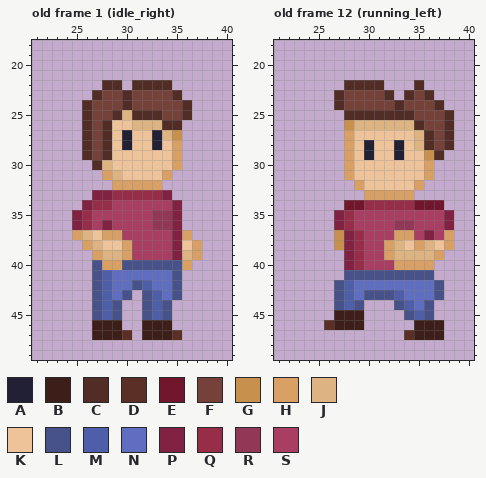
File history of a pixel-art file, project-files/bobby.aseprite. Above: the version before the commit.
64x64 pixels, 18 frames. Colours within 5 levels of each other are drawn and written as one. Shown: old frame 1 (idle_right): x 21..40, y 18..49; old frame 12 (running_left): x 21..40, y 18..49. The commit also changed other frames, which this record leaves out.
Visible layers, top first: "shadow" opacity 34% subtract, "hair", "eyes", "shirt", "pants", "shoes", "skin".
Palette (. is transparent): A #222034  B #3d1e19  C #522d26  D #5b2e26  E #71162c  F #754138  G #c8904d  H #d9a066  J #ddb381  K #eec39a  L #48528a  M #4f5ea9  N #606ec2  P #822243  Q #982d49  R #933757  S #a93d62
Pixels before, old frame 1 (idle_right), first column x 25:
22 ...CC.CCCC...
23 ..CFFCFFFFC..
24 .CFFFCFFFFFC.
25 .CFFCJCCCFFC.
26 .CFCKKJJJCC..
27 .CFCKAKKAJG..
28 .CFCKAKKAKH..
29 .CFCKKKKKKH..
30 ..CJKKKKKKH..
31 ...HJKKKKH...
32 ....HHHHH....
33 ..PPQQQQQP...
34 .PQQSSSSSSP..
35 PQSSSSSSRRP..
36 PQSPSSSSRRP..
37 HJKHHSSSSSPH.
38 .HJKKHSSSSPKH
39 ..HJJHSSSSPJH
40 ..LHHLLLLLLH.
41 ..LMNNNNNNL..
42 ..LMNNLMNNL..
43 ..LMNL.LMNL..
44 ..LML..LML...
45 ..LML..LML...
46 ..BBB..BBB...
47 ..BBBD.BBBD..
Pixels before, old frame 12 (running_left), first column x 26:
22 ..CCCC...C...
23 .CFFFFC.CFC..
24 .CFFFFFCFFFC.
25 ..CCCCCCCFFFC
26 ..GJJJJJJCFFC
27 ..HKKKKKKJCFC
28 ..HKAKKAKJCFC
29 ..HKAKKAKKGC.
30 ..HKKKKKKKH..
31 ..HKKKKKKKH..
32 ...HKKKKKH...
33 ....HHHHH....
34 ..EEQQQQQEEE.
35 .PQSSSSSSSSSP
36 .PQSSSSRRSSSP
37 .GPQSSSHHSPSH
38 .GPQSSHJKHJKH
39 ..PQSSHJJJJH.
40 ..PQSSSHHHH..
41 ..LLLLLLLLL..
42 .LMNNNNNNNNL.
43 .LMNLLLMNNNL.
44 .LML...LMNL..
45 .BBB....LML..
46 DBBB.....BBB.
47 ........DBBB.
And afterwards:
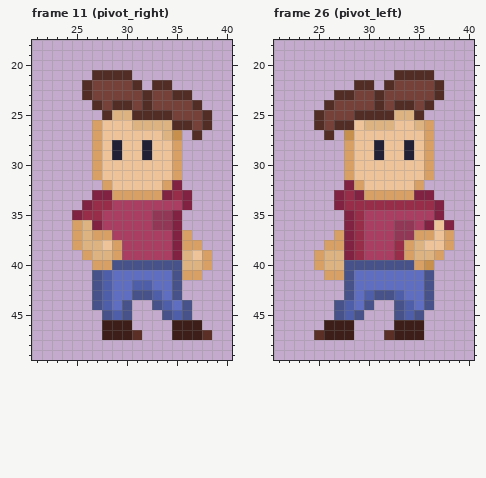
A new or re-ordered frame is compared with the old frame closest to it.
Diff:
frames 18 -> 26
Changed rows in their new state; - is an unchanged pixel.
Frame 11 (pivot_right) is new; against old frame 1 (idle_right):
first column x 25:
21 --CCCC--------
22 -CFFFF-.------
23 -CF--F-C---C--
24 -.C-C--C---FC-
25 -..CJ----C-FFC
26 -.HK-----J-CFC
27 -.HK-K--K---C-
28 -.HKAK-AK-----
29 -.HKA--A------
30 --HK----------
31 --HKK----KH---
32 ---HKKKKKHP---
33 ----HHHHH-QP--
34 ----------SP--
35 --Q-----------
36 HJPS----------
37 --H-S---------
38 HJ--HS-----H--
39 -HJ-HS------KH
40 --H-L------JJH
41 -----------HH-
42 ------M-------
43 -----NL-------
44 ----NL-.LMNL--
45 --.LML-..-ML--
46 --.--B-...BBB-
47 --.--BD...BBBD
Frame 26 (pivot_left) is new; against old frame 12 (running_left):
first column x 25:
21 --------CCCC--
22 ---.--.CFFFFC-
23 ---C--CFFF-FC-
24 -CF---C--C-C.-
25 CFFF----JJC...
26 CFCCK---KKJH..
27 -C-G------KH..
28 -----KA-KAKH..
29 -----KA-KA-H.-
32 ---P----------
33 --PQP-----PP--
34 --PQQ-----QQP-
35 --.PQ-------P.
36 --.PQ------PK-
37 --H-----RRHHK-
38 -HH----SQHJK--
39 HJJ----SQH----
40 HJJLLLLLLL-G--
41 -HH-NNNNNNN---
42 --.L-------L.-
43 --.L-M-----L.-
44 ----NL--------
45 --LML---LML.--
46 -B--.---BB-..-
47 DBBB---DBB-..-
Where, in picture pixels (left, top, right, bottom), the same in both pictures:
changed: (72, 70, 212, 340)
changed: (314, 70, 454, 340)
